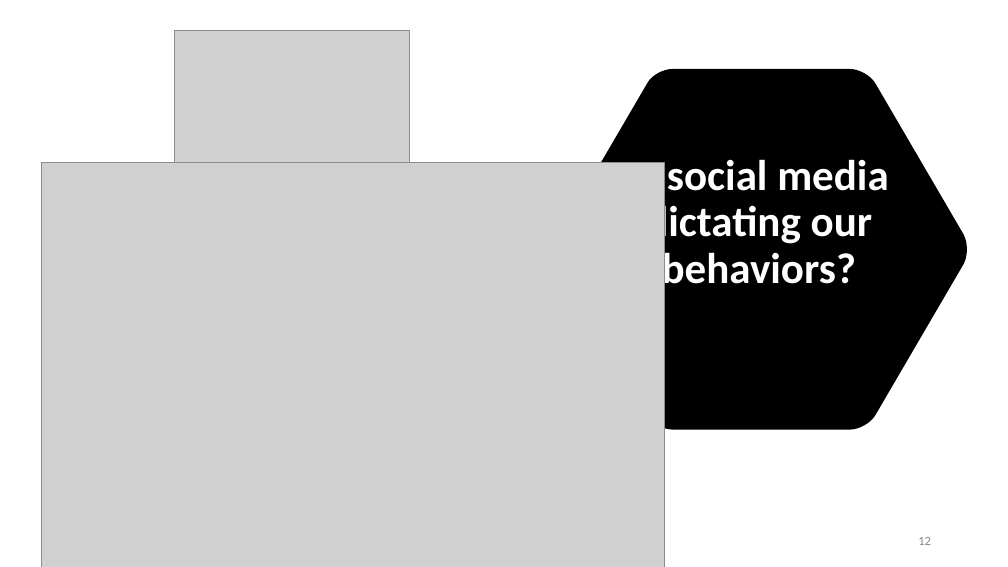
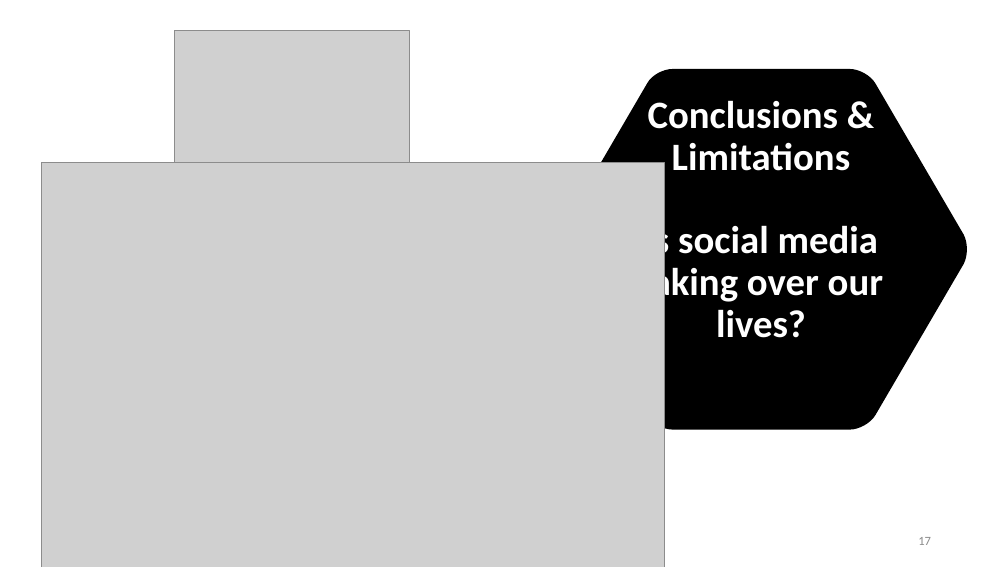
Before and after one commit to stephen823/Group_Project_1-How-Does-Social-Media-Impact-Our-Live, a slide deck: slide 17 of 002 - Deliverables/Social_Media_v0.01.pptx (slide 12 before the commit). Drawn at 1008x567 pixels with LibreOffice and Linux fonts; fonts in the diff are those of the drawing; grey boxes stand for pictures. Boxes give left, top, right and bottom in pixels: in the first picture for what was removed or moved away, otherwise in the second. Text is boxed around its words. In the diff, an @@ line names an element or a change of style, - is before the commit and + after.

```diff
--- a/002 - Deliverables/Social_Media_v0.01.pptx
+++ b/002 - Deliverables/Social_Media_v0.01.pptx
@@ title at (639,100,883,338): text changed; size 41 to 36.9 pt @@
-Is social media dictating our behaviors?
+Conclusions & Limitations
+Is social media taking over our lives?
@@ page number at (918,537,931,545): text changed @@
-12
+17
```
Also in this commit, not shown: 4 other slides changed, 14 slides added, 14 slides removed, 3 other files.
